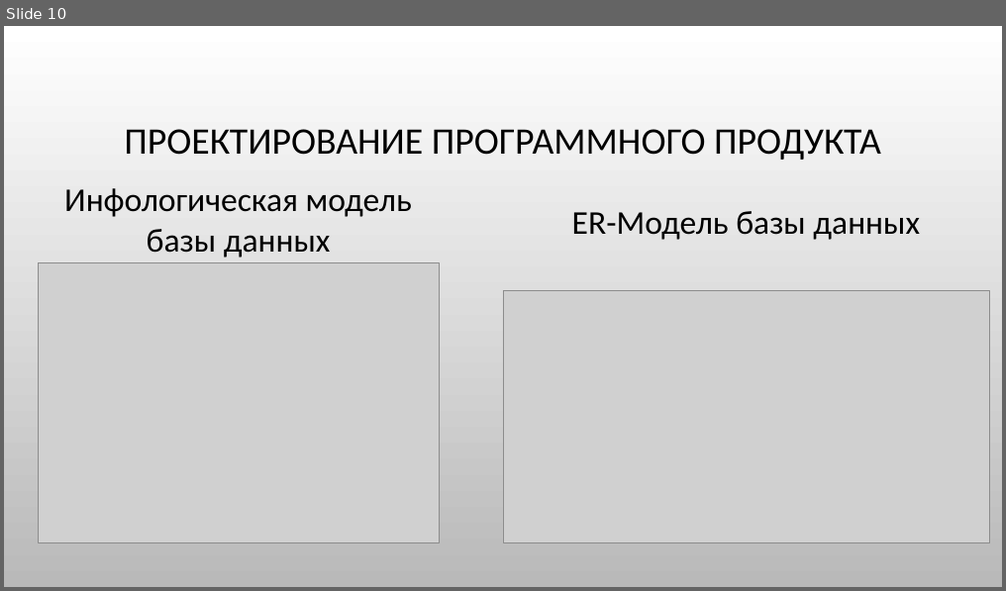
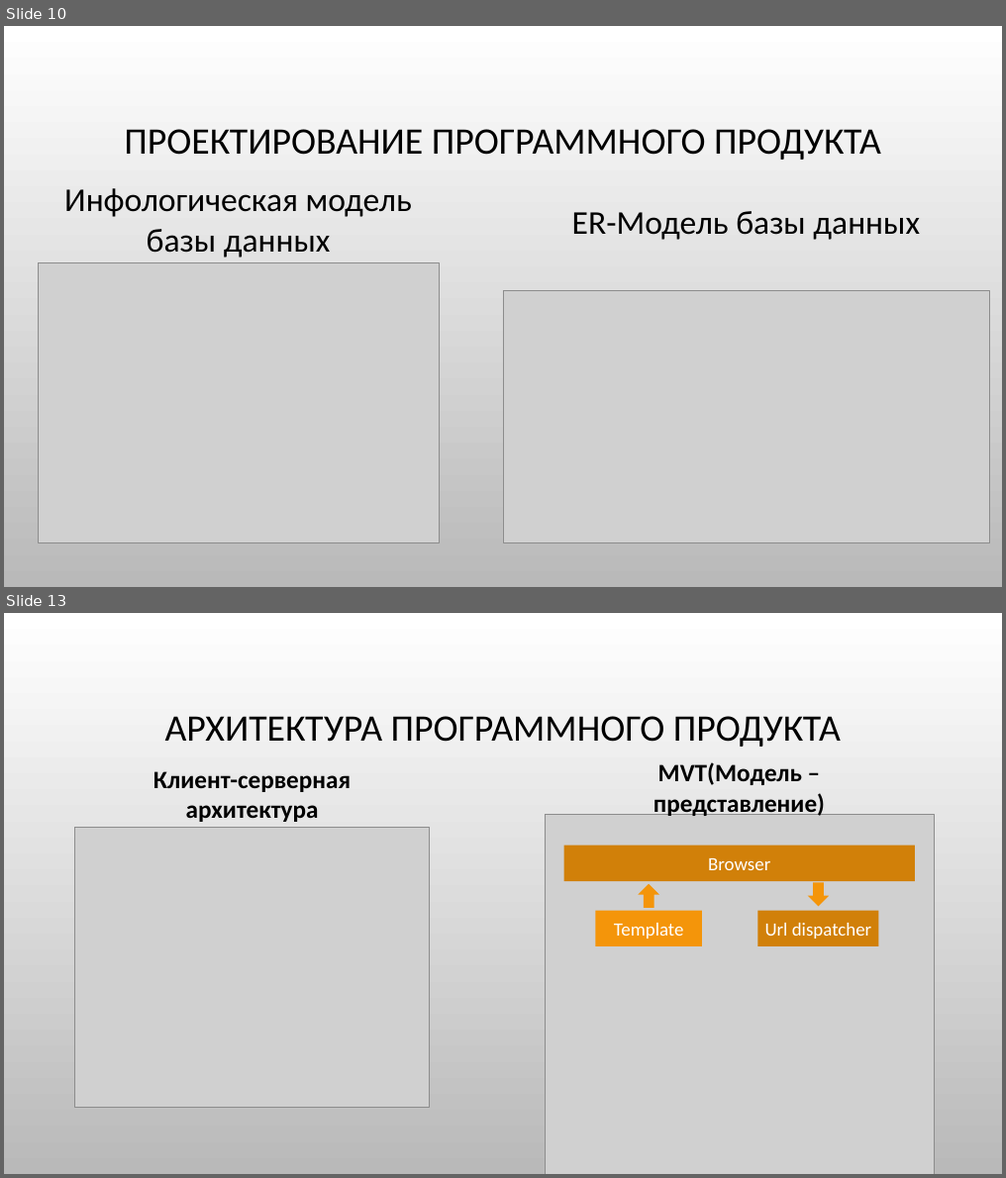
Before and after one commit to ChiCha10-11/Kursovoy, a slide deck: Курсовая работа.pptx. Shown one above the other, each under a label of ours: slide 10 before the commit, slides 10 and 13 after it; the slides between them are not shown. The pictures are 1006x591 and 1006x1178 pixels, drawn with LibreOffice and Linux fonts; fonts in the diff are those of the drawing; grey boxes stand for pictures; background and template pictures are left out. Boxes give left, top, right and bottom in pixels: in the first picture for what was removed or moved away, otherwise in the second. Text is boxed around its words. In the diff, an @@ line names an element or a change of style, - is before the commit and + after.

```diff
--- a/Курсовая работа.pptx
+++ b/Курсовая работа.pptx
@@ slide 13 added at <box>4,613,1002,1174</box>, background picture (left out) @@
@@ title added at <box>165,716,841,747</box>, 36 pt, text #000000 @@
+АРХИТЕКТУРА ПРОГРАММНОГО ПРОДУКТА
@@ text added at <box>153,771,350,822</box>, 24 pt, text #000000, bold @@
+Клиент-серверная архитектура
@@ text added at <box>653,762,825,816</box>, 24 pt, text #000000, bold @@
+MVT(Модель – представление)
@@ picture added at <box>545,814,934,1174</box> @@
@@ picture added at <box>75,827,430,1107</box> @@
@@ group added at <box>564,845,915,947</box>: 3 rectangles, 2 down arrows @@
+Template
+Url dispatcher
+Browser
```
Also in this commit, not shown: 5 other slides added.
